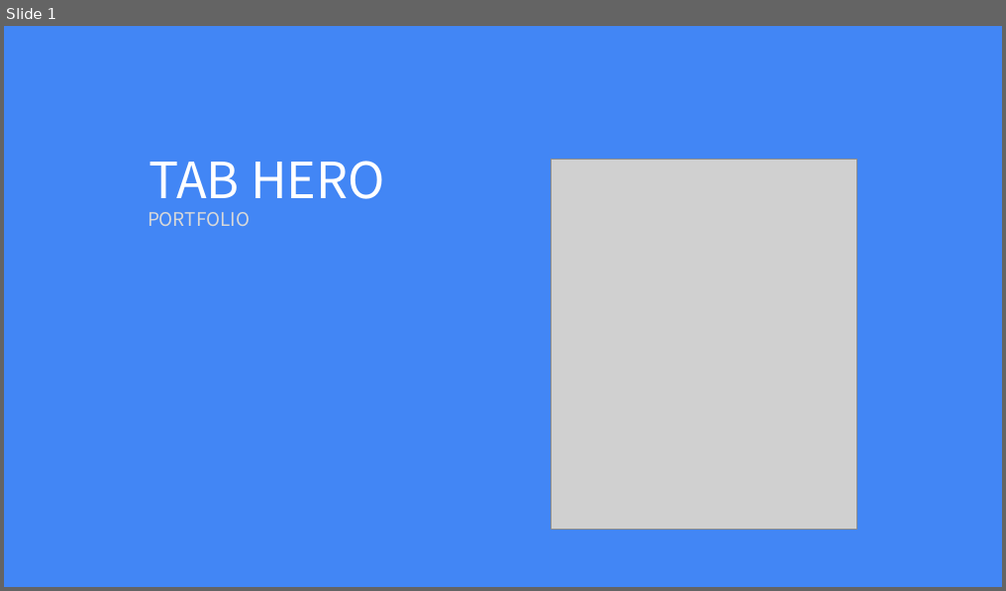
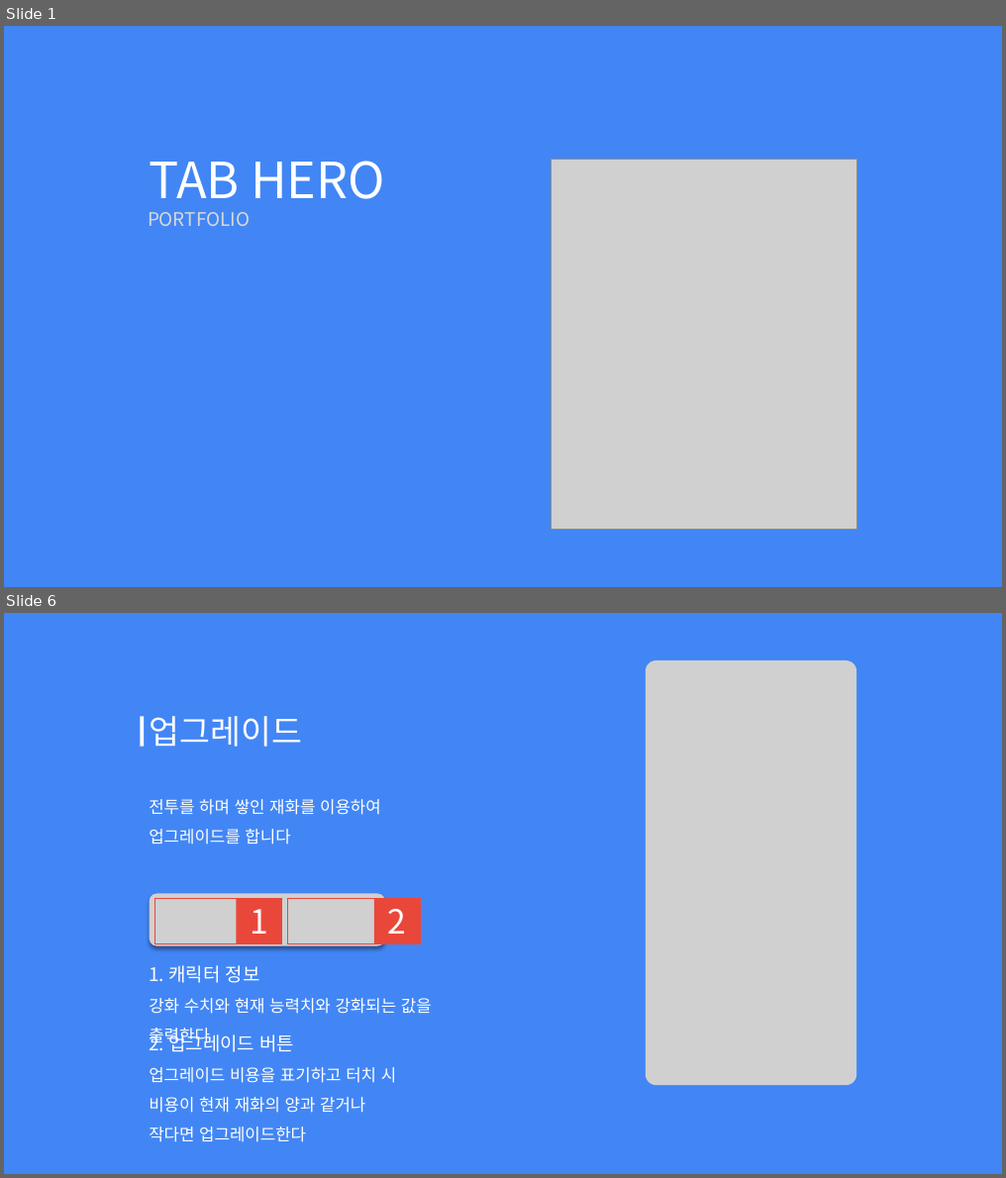
Before and after one commit to Hoyeom/CS-ClickerGame, a slide deck: Documents/TabHero.pptx. Shown one above the other, each under a label of ours: slide 1 before the commit, slides 1 and 6 after it; the slides between them are not shown. The pictures are 1006x591 and 1006x1178 pixels, drawn with LibreOffice and Linux fonts; fonts in the diff are those of the drawing; grey boxes stand for pictures. Boxes give left, top, right and bottom in pixels: in the first picture for what was removed or moved away, otherwise in the second. Text is boxed around its words. In the diff, an @@ line names an element or a change of style, - is before the commit and + after.

```diff
--- a/Documents/TabHero.pptx
+++ b/Documents/TabHero.pptx
@@ slide 6 added at <box>4,613,1002,1174</box>, background #4286F5 @@
@@ picture added at <box>646,661,856,1085</box> @@
@@ rectangle added at <box>141,716,144,747</box>, fill #FFFFFF @@
@@ text added at <box>149,716,302,747</box>, 32 pt, text #FFFFFF @@
+업그레이드
@@ text added at <box>149,799,381,845</box>, 16 pt, text #FFFFFF @@
+전투를 하며 쌓인 재화를 이용하여
+업그레이드를 합니다
@@ picture added at <box>150,894,385,947</box> @@
@@ rectangle added at <box>155,898,282,944</box>, outline #EA473B 1 pt @@
@@ rectangle added at <box>236,898,282,944</box>, fill #EA473B, 32 pt, text #FFFFFF @@
+1
@@ rectangle added at <box>288,898,420,944</box>, outline #EA473B 1 pt @@
@@ rectangle added at <box>374,898,420,944</box>, fill #EA473B, 32 pt, text #FFFFFF @@
+2
@@ text added at <box>149,965,432,1047</box>, 16 pt, text #FFFFFF @@
+1. 캐릭터 정보
+강화 수치와 현재 능력치와 강화되는 값을 출력한다
@@ text added at <box>149,1032,396,1143</box>, 16 pt, text #FFFFFF @@
+2. 업그레이드 버튼
+업그레이드 비용을 표기하고 터치 시
+비용이 현재 재화의 양과 같거나
+작다면 업그레이드한다
```
Also in this commit, not shown: 2 slides changed, 21 other slides added, 1 slide removed, 14 other files.
